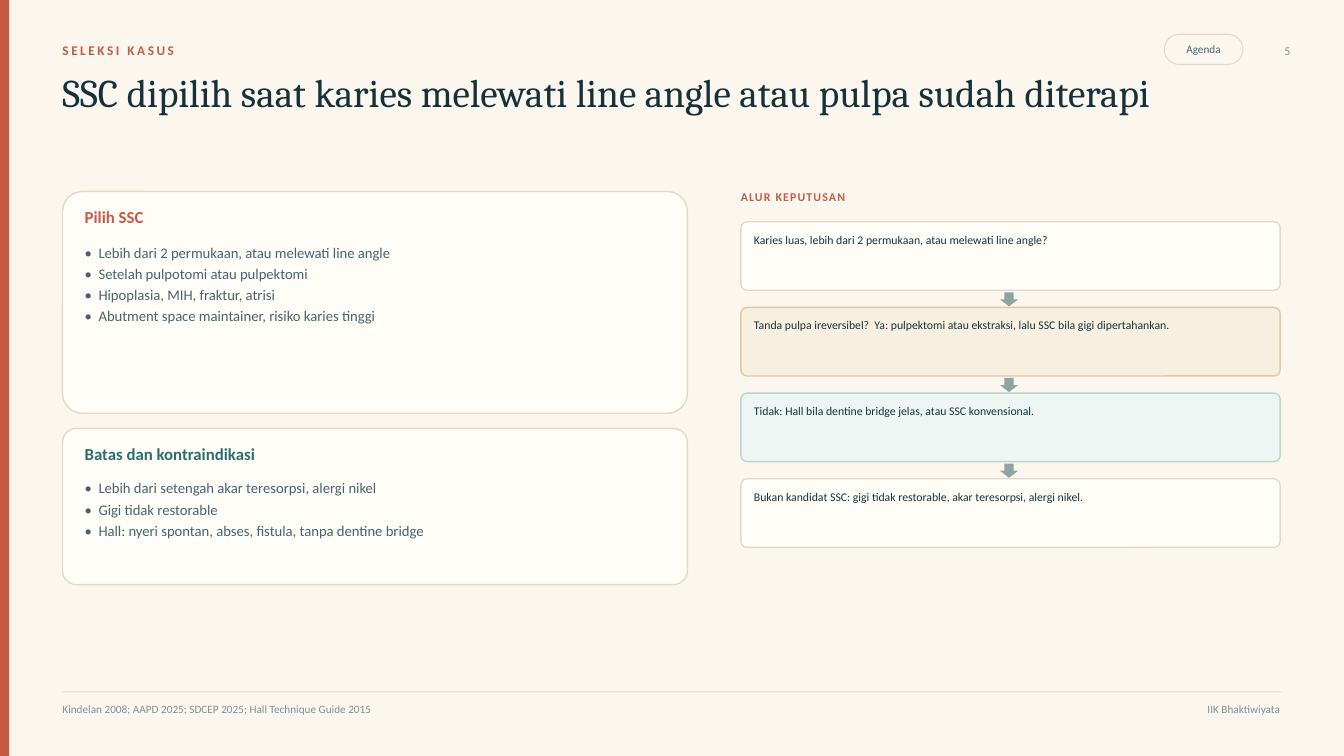
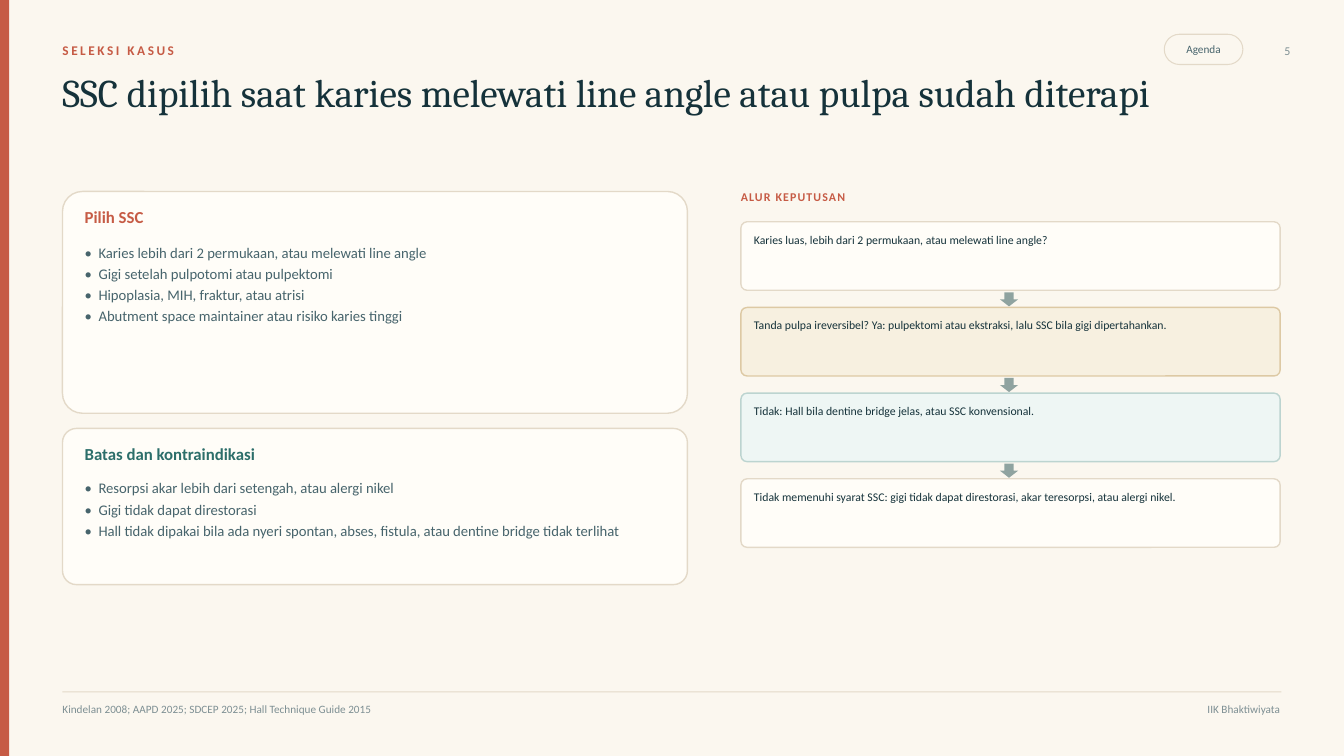
Before and after one commit to maskchanel14-source/agents, a slide deck: slide 5 of deliverables/ssc-pedodonsia/ssc-pedodonsia.pptx. Drawn at 1344x756 pixels with LibreOffice and Linux fonts; fonts in the diff are those of the drawing. Boxes give left, top, right and bottom in pixels: in the first picture for what was removed or moved away, otherwise in the second. Text is boxed around its words. In the diff, an @@ line names an element or a change of style, - is before the commit and + after.

```diff
--- a/deliverables/ssc-pedodonsia/ssc-pedodonsia.pptx
+++ b/deliverables/ssc-pedodonsia/ssc-pedodonsia.pptx
@@ text at (99, 248, 426, 324): text changed @@
-• Lebih dari 2 permukaan, atau melewati line angle
-• Setelah pulpotomi atau pulpektomi
-• Hipoplasia, MIH, fraktur, atrisi
-• Abutment space maintainer, risiko karies tinggi
+• Karies lebih dari 2 permukaan, atau melewati line angle
+• Gigi setelah pulpotomi atau pulpektomi
+• Hipoplasia, MIH, fraktur, atau atrisi
+• Abutment space maintainer atau risiko karies tinggi
@@ text at (99, 483, 619, 539): text changed @@
-• Lebih dari setengah akar teresorpsi, alergi nikel
-• Gigi tidak restorable
-• Hall: nyeri spontan, abses, fistula, tanpa dentine bridge
+• Resorpsi akar lebih dari setengah, atau alergi nikel
+• Gigi tidak dapat direstorasi
+• Hall tidak dipakai bila ada nyeri spontan, abses, fistula, atau dentine bridge tidak terlihat
@@ text at (754, 493, 1175, 503): text changed @@
-Bukan kandidat SSC: gigi tidak restorable, akar teresorpsi, alergi nikel.
+Tidak memenuhi syarat SSC: gigi tidak dapat direstorasi, akar teresorpsi, atau alergi nikel.
```
Also in this commit, not shown: 12 other slides changed, 10 other files.
